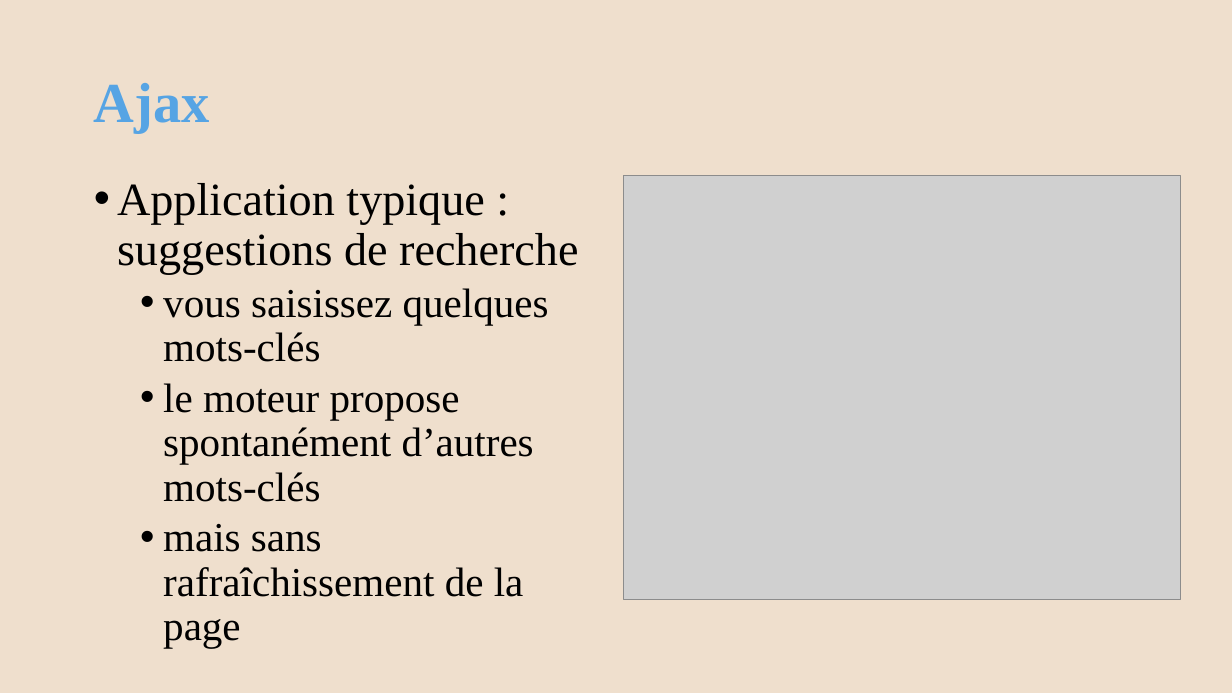
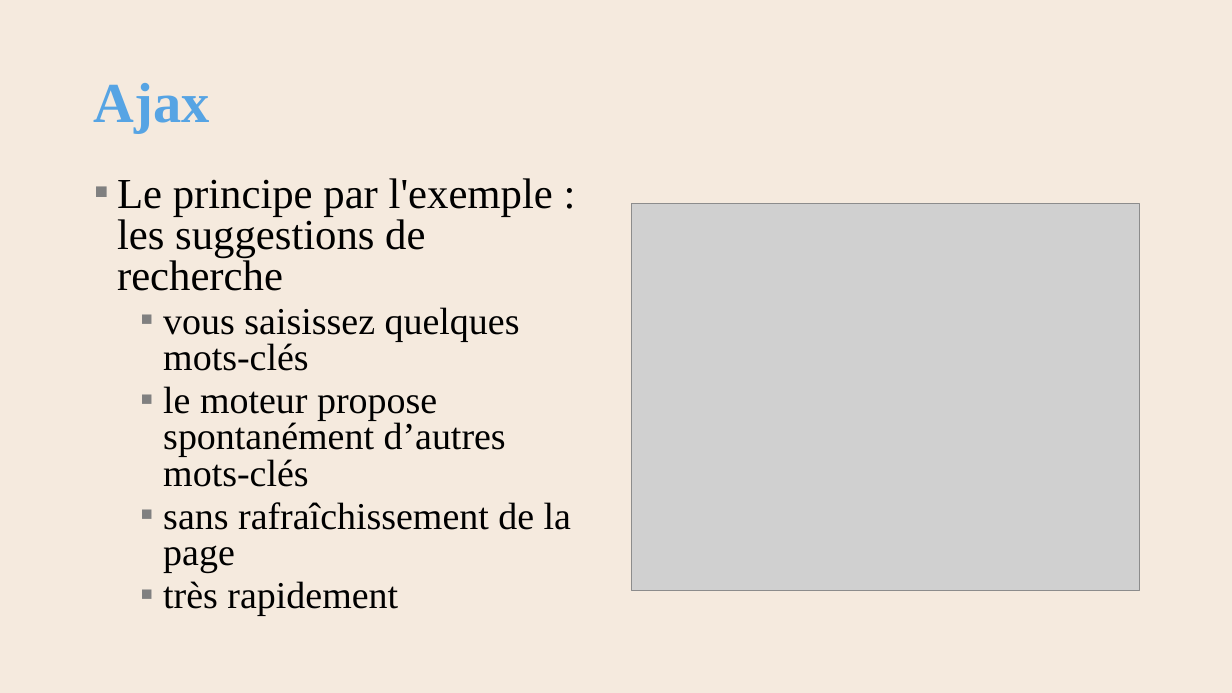
Before and after one commit to AlainWafflard/4IPW3, a slide deck: slide 31 of syllabus/01_introduction/syllabus_01_intro.pptx (slide 27 before the commit). Drawn at 1232x693 pixels with LibreOffice and Linux fonts; fonts in the diff are those of the drawing; grey boxes stand for pictures; background and template pictures are left out. Boxes give left, top, right and bottom in pixels: in the first picture for what was removed or moved away, otherwise in the second. Text is boxed around its words. In the diff, an @@ line names an element or a change of style, - is before the commit and + after.

```diff
--- a/syllabus/01_introduction/syllabus_01_intro.pptx
+++ b/syllabus/01_introduction/syllabus_01_intro.pptx
@@ background #EFDFCD to #F5EADE @@
@@ text at box(117, 178, 553, 291): text changed; size 36 to 33.3 pt @@
-• Application typique : suggestions de recherche
+▪ Le principe par l'exemple : les suggestions de recherche
@@ picture: place and size @@
-picture at box(624, 176, 1180, 600)
+picture at box(631, 204, 1140, 592)
@@ text at box(163, 307, 520, 487): size 32 to 29.6 pt in "vous saisissez quelques mots-clés", "le moteur propose spontanément d’autres mots-clés"; bullet • to ▪; line spacing 0.9 to 0.8; bullet colour #000000 to #808080 @@
@@ text at box(163, 502, 571, 616): text changed; size 32 to 29.6 pt @@
-  • mais sans rafraîchissement de la page
+  ▪ sans rafraîchissement de la page
+  ▪ très rapidement
```
Also in this commit, not shown: 27 other slides changed, 5 slides added, 23 other files.
